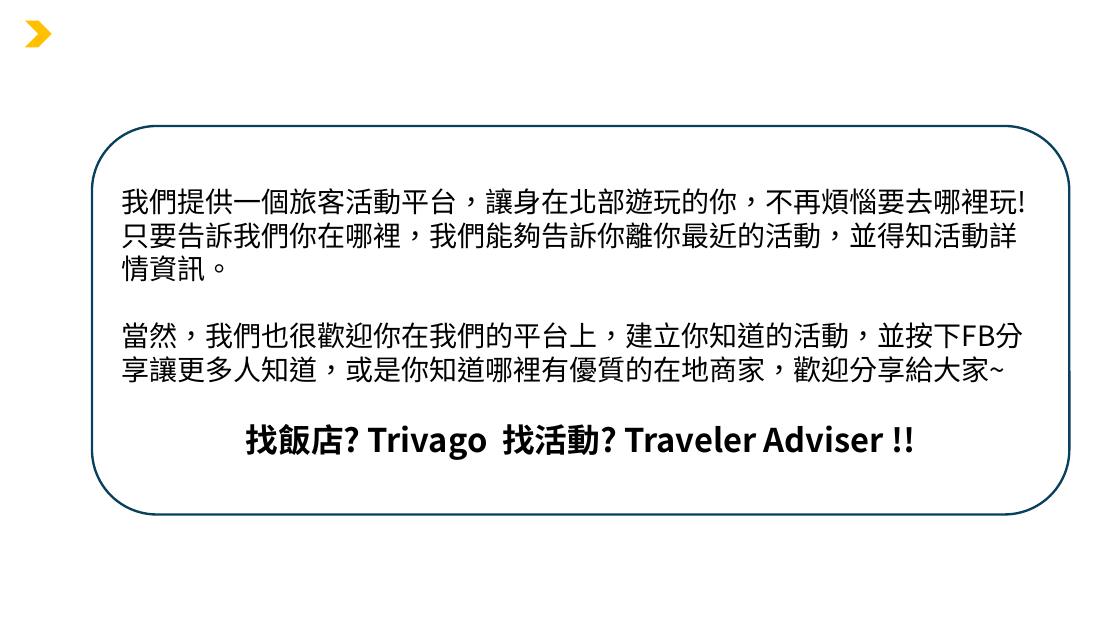
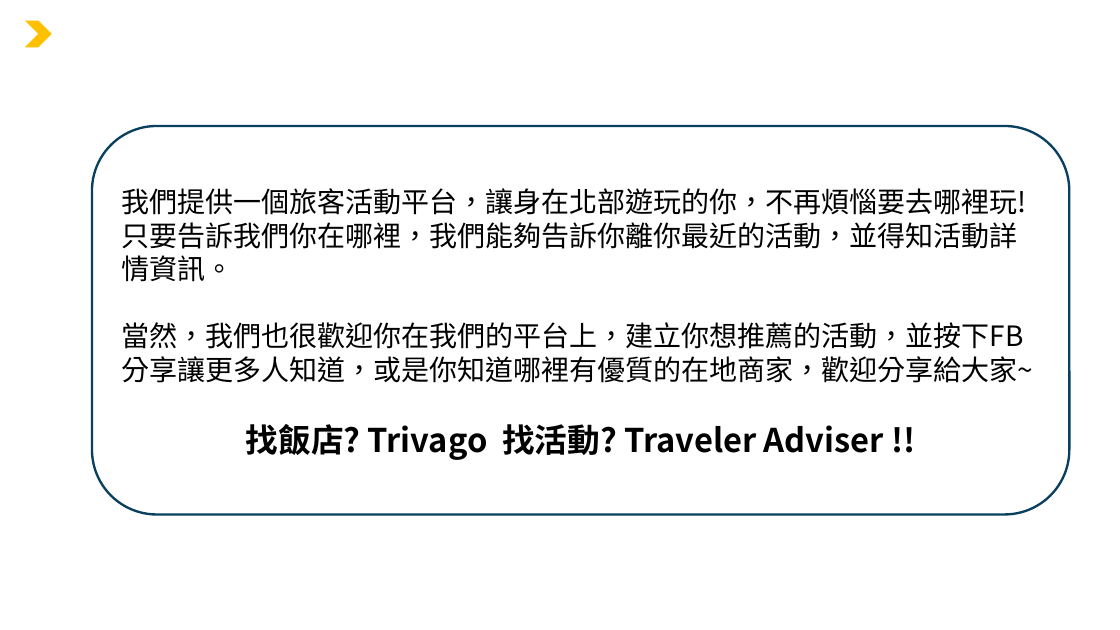
Before and after one commit to shanlee870502/TravelerAdviser, a slide deck: slide 4 of static/TravelerAdviser.pptx. Drawn at 1120x630 pixels with LibreOffice and Linux fonts; fonts in the diff are those of the drawing; background and template pictures are left out. Boxes give left, top, right and bottom in pixels: in the first picture for what was removed or moved away, otherwise in the second. Text is boxed around its words. In the diff, an @@ line names an element or a change of style, - is before the commit and + after.

```diff
--- a/static/TravelerAdviser.pptx
+++ b/static/TravelerAdviser.pptx
@@ text at bbox=[122, 322, 1034, 383]: text changed @@
-當然，我們也很歡迎你在我們的平台上，建立你知道的活動，並按下FB分享讓更多人知道，或是你知道哪裡有優質的在地商家，歡迎分享給大家~
+當然，我們也很歡迎你在我們的平台上，建立你想推薦的活動，並按下FB分享讓更多人知道，或是你知道哪裡有優質的在地商家，歡迎分享給大家~
```
Also in this commit, not shown: 2 other slides changed, 6 other files.
